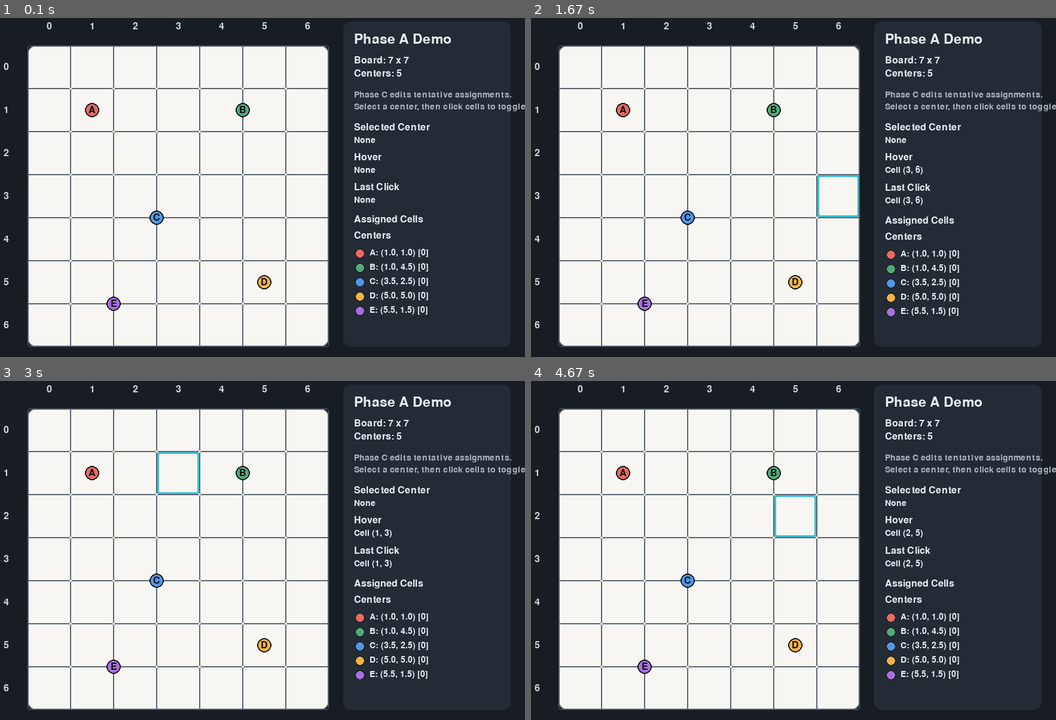
Above: before the commit, frames 1-4 (two rows, left to right).
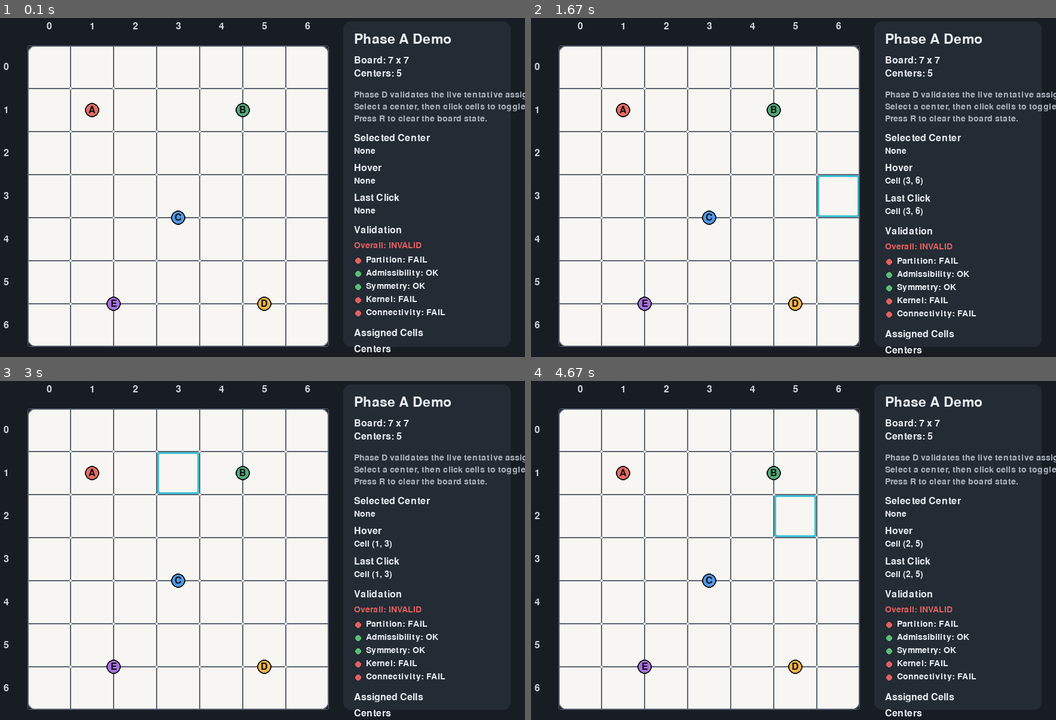
Above: after the commit, the same moments.

Repository: Santiago23florido/galaxy-graph-lab
Game: pygame game, started from galaxy_graph_lab/main.py
Two runs of this game, one before a commit and one after it. Both use one fixed random seed, a clock stepped at 60 frames per second and the inputs below.
Inputs (mouse positions are in pixels of both pictures, inside the frame that each line leads up to):
- Up to frame 1 (0.1 s): no input
- Up to frame 2 (1.67 s): click (788, 184) at 0.38 s; hold R 0.67-1.13 s; click (867, 62) at 1.22 s; click (851, 214) at 1.55 s
- Up to frame 3 (3 s): click (267, 428) at 1.88 s; click (231, 638) at 2.22 s; click (241, 486) at 2.55 s; click (183, 475) at 2.88 s
- Up to frame 4 (4.67 s): click (930, 516) at 3.22 s; click (615, 581) at 3.55 s; click (903, 486) at 3.88 s; click (630, 479) at 4.22 s; click (814, 533) at 4.55 s

The runs differ from the first frame. In frame 1, 3.5% of the frame differs, in the area x 28-100%, y 21-99%; in frame 2, 3.6%; in frame 3, 3.6%; in frame 4, 3.6%.

Commit message:
Internal validation w-w

Diff:
--- a/galaxy_graph_lab/main.py
+++ b/galaxy_graph_lab/main.py
@@ -10,9 +10,9 @@
 
 if __package__ in {None, ""}:
     sys.path.insert(0, str(Path(__file__).resolve().parent.parent))
-    from galaxy_graph_lab.ui.app import run_phase_c_app
+    from galaxy_graph_lab.ui.app import run_phase_d_app
 else:
-    from .ui.app import run_phase_c_app
+    from .ui.app import run_phase_d_app
 
 
 def build_status_report() -> str:
@@ -24,15 +24,15 @@
             f"Python: {sys.version.split()[0]}",
             f"Pygame: {pygame.version.ver}",
             "Status: environment is ready.",
-            "UI Phase: C (basic editable assignment)",
+            "UI Phase: D (in-window validation)",
         ]
     )
 
 
 def main() -> None:
-    """Launch the Phase C Pygame window with one fixed puzzle."""
+    """Launch the Phase D Pygame window with one fixed puzzle."""
 
-    run_phase_c_app()
+    run_phase_d_app()
 
 
 if __name__ == "__main__":
--- /dev/null
+++ b/galaxy_graph_lab/tests/test_phaseD_pygame_ui.py
@@ -0,0 +1,55 @@
+from __future__ import annotations
+
+import os
+import unittest
+from unittest.mock import patch
+
+from galaxy_graph_lab.core import BoardSpec, Cell, CenterSpec, PuzzleData, validate_assignment
+from galaxy_graph_lab.ui.app import run_phase_d_app
+from galaxy_graph_lab.ui.game_state import EditablePuzzleState
+from galaxy_graph_lab.ui.renderer import GeometryHit
+
+
+class PhaseDPygameUiTests(unittest.TestCase):
+    def test_candidate_assignment_keeps_all_centers(self) -> None:
+        state = EditablePuzzleState.from_center_ids(("A", "B"))
+        state.apply_left_click(GeometryHit(kind="center", center_id="A"))
+        state.apply_left_click(GeometryHit(kind="cell", cell=Cell(2, 3)))
+
+        self.assertEqual(
+            dict(state.candidate_assignment()),
+            {
+                "A": (Cell(2, 3),),
+                "B": (),
+            },
+        )
+
+    def test_live_validation_changes_with_the_current_ui_assignment(self) -> None:
+        puzzle_data = PuzzleData.from_specs(
+            BoardSpec(rows=1, cols=1),
+            (CenterSpec.from_coordinates("A", 0, 0),),
+        )
+        state = EditablePuzzleState.from_center_ids(("A",))
+
+        empty_validation = validate_assignment(puzzle_data, state.candidate_assignment())
+        self.assertFalse(empty_validation.is_valid)
+        self.assertFalse(empty_validation.partition_ok)
+        self.assertFalse(empty_validation.kernel_ok)
+
+        state.apply_left_click(GeometryHit(kind="center", center_id="A"))
+        state.apply_left_click(GeometryHit(kind="cell", cell=Cell(0, 0)))
+
+        filled_validation = validate_assignment(puzzle_data, state.candidate_assignment())
+        self.assertTrue(filled_validation.is_valid)
+
+    def test_phase_d_app_runs_headless_for_one_frame(self) -> None:
+        with patch.dict(
+            os.environ,
+            {"SDL_VIDEODRIVER": "dummy", "SDL_AUDIODRIVER": "dummy"},
+            clear=False,
+        ):
+            run_phase_d_app(max_frames=1)
+
+
+if __name__ == "__main__":
+    unittest.main()
--- a/galaxy_graph_lab/ui/__init__.py
+++ b/galaxy_graph_lab/ui/__init__.py
@@ -1,6 +1,6 @@
 """Pygame interface layer for the Galaxy MVP."""
 
-from .app import run_phase_a_app, run_phase_b_app, run_phase_c_app
+from .app import run_phase_a_app, run_phase_b_app, run_phase_c_app, run_phase_d_app
 from .game_state import EditablePuzzleState
 from .puzzle_loader import FixedPuzzle, load_phase_a_puzzle
 from .renderer import GeometryHit, cell_at_pixel, center_at_pixel, hit_test_board_geometry
@@ -16,4 +16,5 @@
     "run_phase_a_app",
     "run_phase_b_app",
     "run_phase_c_app",
+    "run_phase_d_app",
 ]
--- a/galaxy_graph_lab/ui/app.py
+++ b/galaxy_graph_lab/ui/app.py
@@ -2,13 +2,14 @@
 
 import pygame
 
+from ..core import validate_assignment
 from .game_state import EditablePuzzleState
 from .puzzle_loader import load_phase_a_puzzle
 from .renderer import build_board_layout, draw_phase_a_scene, hit_test_board_geometry
 
 
-def run_phase_c_app(max_frames: int | None = None) -> None:
-    """Open the Phase C Pygame window with editable tentative assignments."""
+def run_phase_d_app(max_frames: int | None = None) -> None:
+    """Open the Phase D Pygame window with live assignment validation."""
 
     pygame.init()
 
@@ -16,7 +17,7 @@
         puzzle = load_phase_a_puzzle()
         layout = build_board_layout(puzzle.puzzle_data)
         surface = pygame.display.set_mode((layout.window_width, layout.window_height))
-        pygame.display.set_caption("Galaxy Graph Lab - Phase C")
+        pygame.display.set_caption("Galaxy Graph Lab - Phase D")
 
         clock = pygame.time.Clock()
         title_font = pygame.font.Font(None, 34)
@@ -29,6 +30,10 @@
         game_state = EditablePuzzleState.from_center_ids(
             tuple(center.id for center in puzzle.puzzle_data.centers)
         )
+        validation_result = validate_assignment(
+            puzzle.puzzle_data,
+            game_state.candidate_assignment(),
+        )
 
         while running:
             for event in pygame.event.get():
@@ -38,6 +43,10 @@
                     running = False
                 elif event.type == pygame.KEYDOWN and event.key == pygame.K_r:
                     game_state.reset_assignments()
+                    validation_result = validate_assignment(
+                        puzzle.puzzle_data,
+                        game_state.candidate_assignment(),
+                    )
                 elif event.type == pygame.MOUSEMOTION:
                     hovered_hit = hit_test_board_geometry(
                         puzzle.puzzle_data,
@@ -51,6 +60,10 @@
                         event.pos,
                     )
                     game_state.apply_left_click(clicked_hit)
+                    validation_result = validate_assignment(
+                        puzzle.puzzle_data,
+                        game_state.candidate_assignment(),
+                    )
 
             draw_phase_a_scene(
                 surface,
@@ -60,6 +73,7 @@
                 hovered_hit=hovered_hit,
                 last_hit=game_state.last_hit,
                 selected_center_id=game_state.selected_center_id,
+                validation_result=validation_result,
                 title_font=title_font,
                 body_font=body_font,
                 small_font=small_font,
@@ -77,10 +91,16 @@
 def run_phase_b_app(max_frames: int | None = None) -> None:
     """Compatibility wrapper for the previous Phase B entrypoint name."""
 
-    run_phase_c_app(max_frames=max_frames)
+    run_phase_d_app(max_frames=max_frames)
+
+
+def run_phase_c_app(max_frames: int | None = None) -> None:
+    """Compatibility wrapper for the previous Phase C entrypoint name."""
+
+    run_phase_d_app(max_frames=max_frames)
 
 
 def run_phase_a_app(max_frames: int | None = None) -> None:
     """Compatibility wrapper for the previous Phase A entrypoint name."""
 
-    run_phase_c_app(max_frames=max_frames)
+    run_phase_d_app(max_frames=max_frames)
--- a/galaxy_graph_lab/ui/game_state.py
+++ b/galaxy_graph_lab/ui/game_state.py
@@ -34,6 +34,21 @@
             counts[center_id] += 1
         return MappingProxyType(counts)
 
+    def candidate_assignment(self) -> Mapping[str, tuple[Cell, ...]]:
+        cells_by_center: dict[str, list[Cell]] = {
+            center_id: []
+            for center_id in self.center_ids
+        }
+        for cell, center_id in sorted(self._assigned_center_by_cell.items()):
+            cells_by_center[center_id].append(cell)
+
+        return MappingProxyType(
+            {
+                center_id: tuple(cells)
+                for center_id, cells in cells_by_center.items()
+            }
+        )
+
     def apply_left_click(self, hit: GeometryHit | None) -> None:
         """Apply one Phase C interaction using the current left-click policy."""
 
--- a/galaxy_graph_lab/ui/puzzle_loader.py
+++ b/galaxy_graph_lab/ui/puzzle_loader.py
@@ -23,8 +23,8 @@
     centers = (
         CenterSpec.from_coordinates("A", 1, 1),
         CenterSpec.from_coordinates("B", 1, 4.5),
-        CenterSpec.from_coordinates("C", 3.5, 2.5),
-        CenterSpec.from_coordinates("D", 5, 5),
+        CenterSpec.from_coordinates("C", 3.5,3),
+        CenterSpec.from_coordinates("D", 5.5, 5),
         CenterSpec.from_coordinates("E", 5.5, 1.5),
     )
 
--- a/galaxy_graph_lab/ui/renderer.py
+++ b/galaxy_graph_lab/ui/renderer.py
@@ -1,13 +1,14 @@
 from __future__ import annotations
 
+from collections.abc import Mapping
 from dataclasses import dataclass
 
 import pygame
 
 try:
-    from ..core import Cell, CenterSpec, PuzzleData
+    from ..core import AssignmentValidationResult, Cell, CenterSpec, PuzzleData
 except ImportError:
-    from core import Cell, CenterSpec, PuzzleData
+    from core import AssignmentValidationResult, Cell, CenterSpec, PuzzleData
 
 from .puzzle_loader import FixedPuzzle
 
@@ -23,6 +24,8 @@
 _CELL_FILL_ALPHA = 140
 _HOVER_CELL_COLOR = (255, 255, 255)
 _SELECTED_CELL_COLOR = (61, 193, 211)
+_VALIDATION_OK_COLOR = (88, 191, 116)
+_VALIDATION_FAIL_COLOR = (226, 96, 96)
 _HOVER_CENTER_RING_COLOR = (255, 255, 255)
 _SELECTED_CENTER_RING_COLOR = (61, 193, 211)
 _CENTER_COLORS = (
@@ -196,6 +199,7 @@
     hovered_hit: GeometryHit | None,
     last_hit: GeometryHit | None,
     selected_center_id: str | None,
+    validation_result: AssignmentValidationResult,
     title_font: pygame.font.Font,
     body_font: pygame.font.Font,
     small_font: pygame.font.Font,
@@ -227,6 +231,7 @@
         hovered_hit,
         last_hit,
         selected_center_id,
+        validation_result,
         title_font,
         body_font,
         small_font,
@@ -328,6 +333,7 @@
     hovered_hit: GeometryHit | None,
     last_hit: GeometryHit | None,
     selected_center_id: str | None,
+    validation_result: AssignmentValidationResult,
     title_font: pygame.font.Font,
     body_font: pygame.font.Font,
     small_font: pygame.font.Font,
@@ -354,12 +360,15 @@
     surface.blit(centers_line, (left, top))
     top += centers_line.get_height() + 20
 
-    phase_line = small_font.render("Phase C edits tentative assignments.", True, _SUBTEXT_COLOR)
+    phase_line = small_font.render("Phase D validates the live tentative assignment.", True, _SUBTEXT_COLOR)
     note_line = small_font.render("Select a center, then click cells to toggle them.", True, _SUBTEXT_COLOR)
+    reset_line = small_font.render("Press R to clear the board state.", True, _SUBTEXT_COLOR)
     surface.blit(phase_line, (left, top))
     top += phase_line.get_height() + 4
     surface.blit(note_line, (left, top))
-    top += note_line.get_height() + 18
+    top += note_line.get_height() + 4
+    surface.blit(reset_line, (left, top))
+    top += reset_line.get_height() + 18
 
     selected_title = body_font.render("Selected Center", True, _TEXT_COLOR)
     surface.blit(selected_title, (left, top))
@@ -386,6 +395,28 @@
     surface.blit(last_click_label, (left, top))
     top += last_click_label.get_height() + 18
 
+    validation_title = body_font.render("Validation", True, _TEXT_COLOR)
+    surface.blit(validation_title, (left, top))
+    top += validation_title.get_height() + 10
+
+    overall_label = "VALID" if validation_result.is_valid else "INVALID"
+    overall_color = _VALIDATION_OK_COLOR if validation_result.is_valid else _VALIDATION_FAIL_COLOR
+    overall_text = small_font.render(f"Overall: {overall_label}", True, overall_color)
+    surface.blit(overall_text, (left, top))
+    top += overall_text.get_height() + 10
+
+    validation_rows = (
+        ("Partition", validation_result.partition_ok),
+        ("Admissibility", validation_result.admissibility_ok),
+        ("Symmetry", validation_result.symmetry_ok),
+        ("Kernel", validation_result.kernel_ok),
+        ("Connectivity", validation_result.connectivity_ok),
+    )
+    for label, is_ok in validation_rows:
+        _draw_validation_row(surface, small_font, left, top, label, is_ok)
+        top += 22
+
+    top += 12
     assigned_title = body_font.render("Assigned Cells", True, _TEXT_COLOR)
     surface.blit(assigned_title, (left, top))
     top += assigned_title.get_height() + 10
@@ -428,3 +459,18 @@
     if hit.kind == "center" and hit.center_id is not None:
         return f"Center {hit.center_id}"
     return "None"
+
+
+def _draw_validation_row(
+    surface: pygame.Surface,
+    font: pygame.font.Font,
+    left: int,
+    top: int,
+    label: str,
+    is_ok: bool,
+) -> None:
+    color = _VALIDATION_OK_COLOR if is_ok else _VALIDATION_FAIL_COLOR
+    status = "OK" if is_ok else "FAIL"
+    pygame.draw.circle(surface, color, (left + 7, top + 9), 5)
+    text = font.render(f"{label}: {status}", True, _TEXT_COLOR)
+    surface.blit(text, (left + 20, top))
